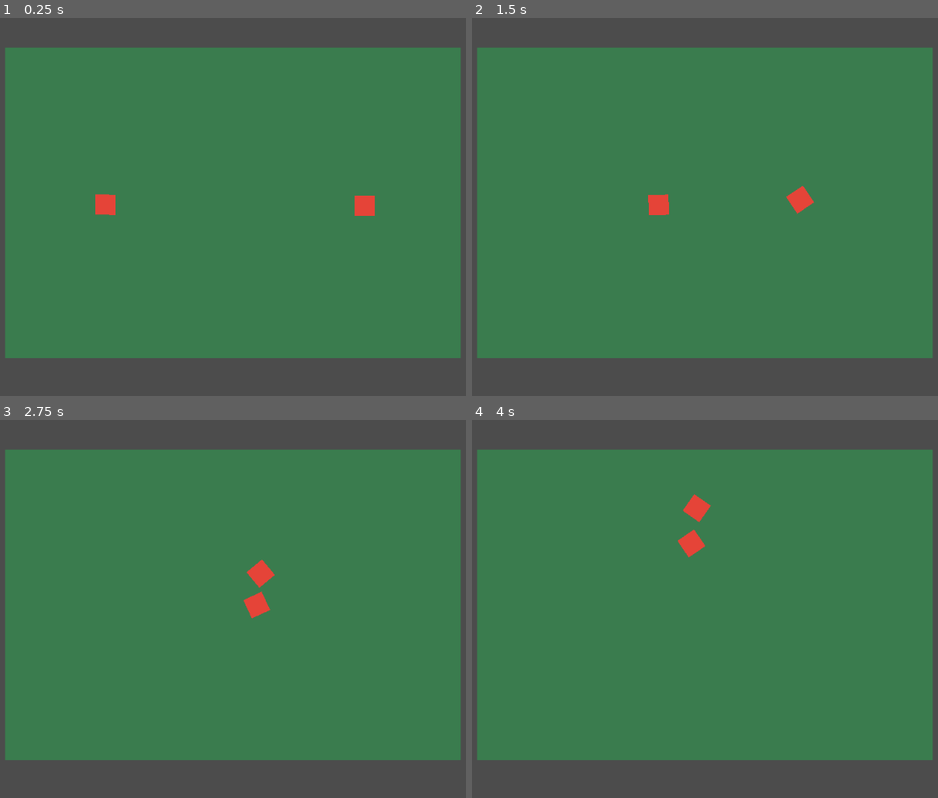
Above: before the commit, frames 1-4 (two rows, left to right).
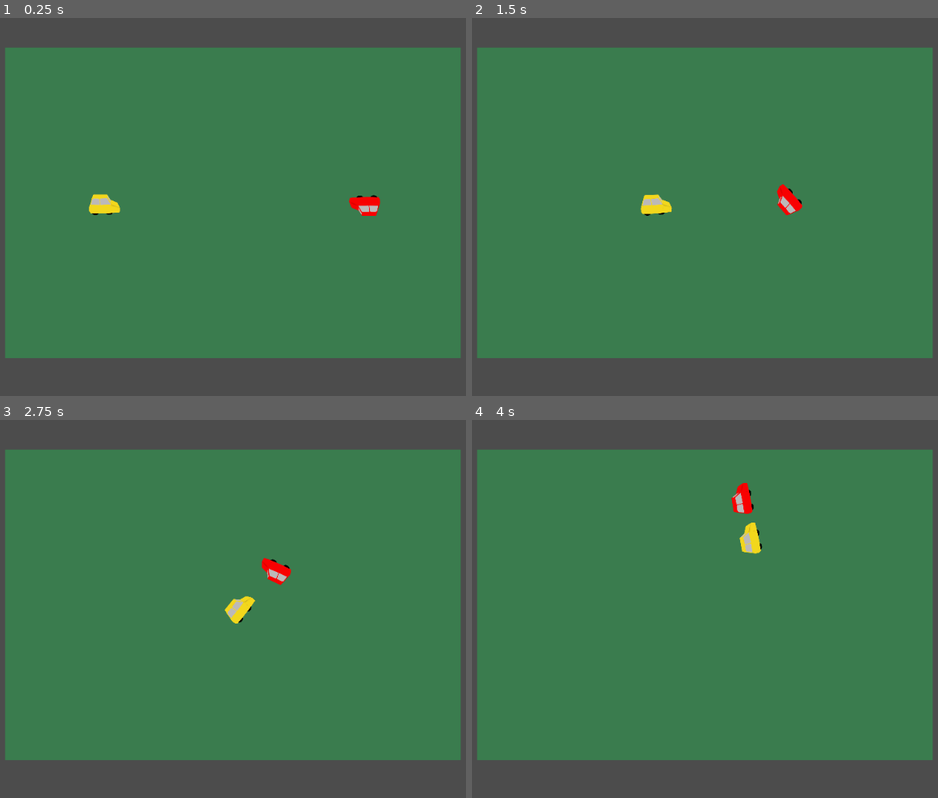
Above: after the commit, the same moments.

Repository: katuiche/Alakajam6
Game: Godot game, scene res://game.tscn
Two runs of this game, one before a commit and one after it. Both use one fixed random seed, a clock stepped at 60 frames per second and the inputs below.
Inputs:
- Up to frame 1 (0.25 s): no input
- Up to frame 2 (1.5 s): hold Right (turn_right) 0.53-1.28 s; hold W (acelerate) 0.53-1.28 s; hold A (turn_left) from 1.28 s (still down); tap Down (break) at 1.35 s
- Up to frame 3 (2.75 s): release A (turn_left) at 2.03 s; hold Right (turn_right) from 2.03 s (still down); hold W (acelerate) from 2.03 s (still down)
- Up to frame 4 (4 s): release W (acelerate) at 2.78 s; tap Down (break) at 2.85 s; release Right (turn_right) at 3.53 s; hold A (turn_left) from 3.53 s (still down); hold W (acelerate) from 3.53 s (still down)

The runs differ from the first frame. In frame 1, 0.6% of the frame differs, in the area x 19-82%, y 46-53%; in frame 2, 0.8%; in frame 3, 0.9%; in frame 4, 1.1%, in the area x 44-63%, y 16-37%.

Commit message:
Fixed my mistakes in life

Diff:
--- a/Car.tscn
+++ b/Car.tscn
@@ -1,33 +1,48 @@
-[gd_scene load_steps=6 format=2]
+[gd_scene load_steps=8 format=2]
 
 [ext_resource path="res://Car.gd" type="Script" id=1]
-[ext_resource path="res://sprites/car.png" type="Texture" id=2]
+[ext_resource path="res://sprites/carro1-dir_esq.png" type="Texture" id=2]
+[ext_resource path="res://sprites/car.png" type="Texture" id=3]
 
-[sub_resource type="PhysicsMaterial" id=3]
-bounce = 20.0
+[sub_resource type="PhysicsMaterial" id=1]
+bounce = 10.0
 
-[sub_resource type="CircleShape2D" id=1]
-radius = 18.974
+[sub_resource type="CapsuleShape2D" id=2]
+radius = 27.0
+height = -20.0
 
-[sub_resource type="RectangleShape2D" id=2]
-extents = Vector2( 17.4468, 17.6235 )
+[sub_resource type="SpriteFrames" id=3]
+animations = [ {
+"frames": [ ExtResource( 2 ) ],
+"loop": true,
+"name": "default",
+"speed": 5.0
+} ]
+
+[sub_resource type="CapsuleShape2D" id=4]
+radius = 27.0
+height = -24.0
 
 [node name="Car" type="RigidBody2D"]
-mass = 2.0
-physics_material_override = SubResource( 3 )
+mass = 0.83
+physics_material_override = SubResource( 1 )
 gravity_scale = 0.0
-contacts_reported = 10
-contact_monitor = true
 script = ExtResource( 1 )
 
 [node name="CollisionShape2D" type="CollisionShape2D" parent="."]
-shape = SubResource( 1 )
+position = Vector2( -2, 0 )
+shape = SubResource( 2 )
+
+[node name="AnimatedSprite" type="AnimatedSprite" parent="."]
+scale = Vector2( 0.25, 0.25 )
+frames = SubResource( 3 )
 
 [node name="Sprite" type="Sprite" parent="."]
-texture = ExtResource( 2 )
+visible = false
+texture = ExtResource( 3 )
 
 [node name="Area2D" type="Area2D" parent="."]
 
 [node name="CollisionShape2D" type="CollisionShape2D" parent="Area2D"]
-shape = SubResource( 2 )
-[connection signal="body_entered" from="." to="." method="_on_Car_body_entered"]
+position = Vector2( 0, -1 )
+shape = SubResource( 4 )
--- a/EnemyCar.tscn
+++ b/EnemyCar.tscn
@@ -1,33 +1,46 @@
-[gd_scene load_steps=6 format=2]
+[gd_scene load_steps=8 format=2]
 
 [ext_resource path="res://EnemyCar.gd" type="Script" id=1]
-[ext_resource path="res://sprites/car.png" type="Texture" id=2]
+[ext_resource path="res://sprites/carro2-dir_esq.png" type="Texture" id=2]
+[ext_resource path="res://sprites/car.png" type="Texture" id=3]
 
-[sub_resource type="PhysicsMaterial" id=3]
-bounce = 20.0
+[sub_resource type="PhysicsMaterial" id=1]
+bounce = 10.0
 
-[sub_resource type="CircleShape2D" id=1]
-radius = 15.3108
+[sub_resource type="CapsuleShape2D" id=2]
+radius = 24.0
+height = -16.0
 
-[sub_resource type="RectangleShape2D" id=2]
-extents = Vector2( 15.7149, 16.5364 )
+[sub_resource type="SpriteFrames" id=3]
+animations = [ {
+"frames": [ ExtResource( 2 ) ],
+"loop": true,
+"name": "default",
+"speed": 5.0
+} ]
+
+[sub_resource type="CapsuleShape2D" id=4]
+radius = 25.0
+height = -21.1638
 
 [node name="Enemy" type="RigidBody2D"]
-mass = 0.8
-physics_material_override = SubResource( 3 )
+physics_material_override = SubResource( 1 )
 gravity_scale = 0.0
-contacts_reported = 10
-contact_monitor = true
 script = ExtResource( 1 )
 
 [node name="CollisionShape2D" type="CollisionShape2D" parent="."]
-shape = SubResource( 1 )
+shape = SubResource( 2 )
+
+[node name="AnimatedSprite" type="AnimatedSprite" parent="."]
+scale = Vector2( 0.25, 0.25 )
+frames = SubResource( 3 )
 
 [node name="Sprite" type="Sprite" parent="."]
-texture = ExtResource( 2 )
+visible = false
+texture = ExtResource( 3 )
 
 [node name="Area2D" type="Area2D" parent="."]
 
 [node name="CollisionShape2D" type="CollisionShape2D" parent="Area2D"]
 position = Vector2( 0, 0.418121 )
-shape = SubResource( 2 )
+shape = SubResource( 4 )
--- a/game.tscn
+++ b/game.tscn
@@ -29,7 +29,7 @@
 }
 
 [node name="CollisionShape2D" type="CollisionShape2D" parent="Ground/Area2D"]
-position = Vector2( 1.52588e-05, 0.513344 )
+position = Vector2( 1.52588e-005, 0.513344 )
 shape = SubResource( 1 )
 __meta__ = {
 "_edit_group_": true
